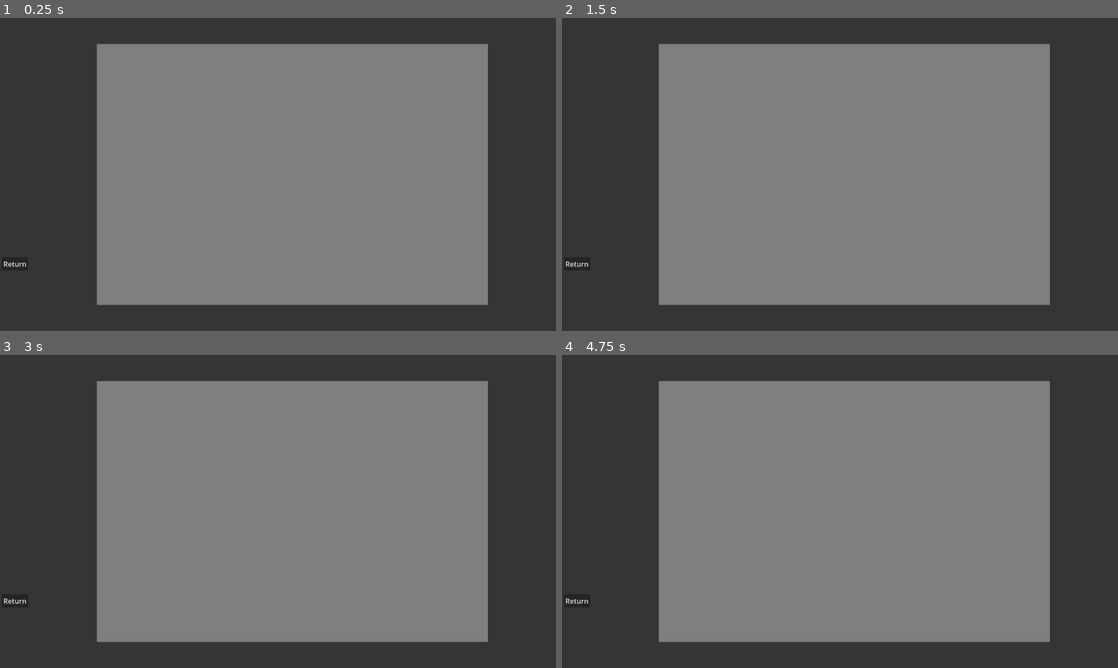
Above: before the commit, frames 1-4 (two rows, left to right).
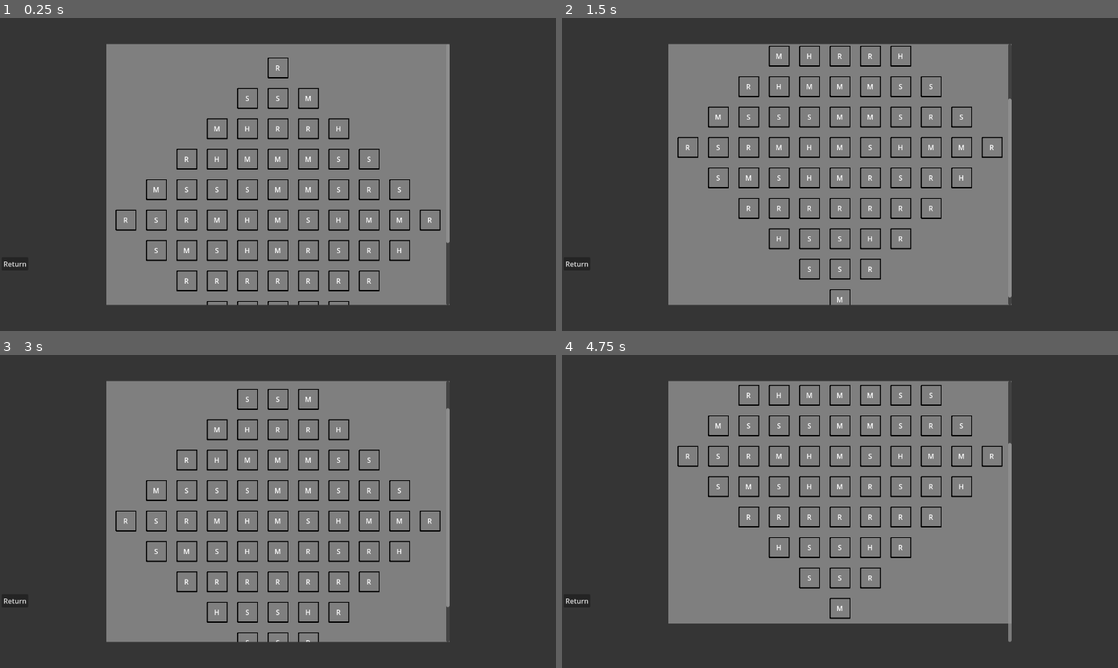
Above: after the commit, the same moments.

Repository: Saplings-Projects/1M_sub
Game: Godot game, scene res://#Scenes/MapUI.tscn
Two runs of this game, one before a commit and one after it. Both use one fixed random seed, a clock stepped at 60 frames per second and the inputs below. This scene is started directly instead of the project's main scene.
Inputs (mouse positions are in pixels of both pictures, inside the frame that each line leads up to):
- Up to frame 1 (0.25 s): no input
- Up to frame 2 (1.5 s): tap Enter at 0.5 s; drag from (856, 174) to (895, 105) at 0.52 s; drag from (728, 190) to (812, 237) at 1.27 s
- Up to frame 3 (3 s): move the mouse to (333, 442) at 2.02 s; tap Ctrl at 2.1 s; click (333, 442) at 2.17 s; tap Space at 2.75 s; drag from (250, 574) to (111, 464) at 2.77 s
- Up to frame 4 (4.75 s): move the mouse to (1006, 558) at 3.52 s; tap Alt at 3.6 s; click (1006, 558) at 3.67 s; tap Enter at 4.25 s; drag from (673, 464) to (756, 433) at 4.27 s

The runs differ from the first frame. In frame 1, 11% of the frame differs, in the area x 17-88%, y 8-92%; in frame 2, 11%; in frame 3, 11%; in frame 4, 15%.
Error before the commit: Cannot call method 'get_size' on a null value. (res://UI/MapUI.gd:29)
Error after the commit: Invalid access to property or key 'current_position' on a base object of type 'Node (PlayerManager.gd)'. (res://Map/MapMovement.gd:48)

Commit message:
Change MapUI to be a collection of the RoomUI buttons
Disable the buttons if the player can't access the corresponding room

Diff:
--- a/UI/MapUI.gd
+++ b/UI/MapUI.gd
@@ -23,17 +23,19 @@
 func _ready() -> void:
 	var current_map: MapBase = MapManager.current_map
 
+	var accessible_rooms_by_player: Array[RoomBase] = MapMovement.get_accessible_rooms_by_player()
+
 	# Create New Room Object to append to the room container
 	var new_room: Control = room_ui.instantiate()
-	var new_room_texture_rect: TextureRect = Helpers.get_first_child_node_of_type(new_room, TextureRect)
-	var new_room_size: Vector2 = new_room_texture_rect.get_size()
+	var new_room_texture_button: TextureButton = Helpers.get_first_child_node_of_type(new_room, TextureButton)
+	var new_room_size: Vector2 = new_room_texture_button.get_size()
 
 
-	var room_container_width: float = _get_combined_room_width(new_room_texture_rect)
+	var room_container_width: float = _get_combined_room_width(new_room_texture_button)
 	# Set the max width between what we calculated above and the minimum room width constant
 	room_container_width = max(room_container_width, _MINIMUM_ROOM_WIDTH)
 
-	var room_container_height: float = _get_combined_room_height(new_room_texture_rect)
+	var room_container_height: float = _get_combined_room_height(new_room_texture_button)
 	# Set the max height between what we calculated above and the minimum room height constant
 	room_container_height = max(room_container_height, _MINIMUM_ROOM_HEIGHT)
 
@@ -65,6 +67,9 @@
 		for room: RoomBase in floor_array:
 			if (room != null):
 				var room_display: Control = room_ui.instantiate()
+				var texture_button: TextureButton = Helpers.get_first_child_node_of_type(room_display, TextureButton)
+				# disable the button if the player can't access the room
+				texture_button.disabled = not accessible_rooms_by_player.has(room)
 				room_addition_node.add_child(room_display)
 				room_display.set_label(room.get_room_abbreviation())
 				room_display.position = position_for_next_room
@@ -79,7 +84,7 @@
 	# We want to position the rooms in the center of the room container, to do so:
 	# Get half the size of the room container and subtract it by half the size of the width of the combined rooms
 	# This is to account for in case the size of the rooms is smaller than the container we put it in
-	var new_room_position_x: float = room_container.get_custom_minimum_size().x / 2 - _get_combined_room_width(new_room_texture_rect) / 2
+	var new_room_position_x: float = room_container.get_custom_minimum_size().x / 2 - _get_combined_room_width(new_room_texture_button) / 2
 
 	# If the height of the combined rooms is less than the minimum room height
 	# then calculate the position for it to be centered in the middle of the map:
@@ -87,18 +92,18 @@
 	# Hence we subtract half the size of the container from half the size of the height of the combined rooms to get the center point
 	# then subtract it from the position of the container
 	var new_room_position_y: float = room_container.position.y
-	if (_get_combined_room_height(new_room_texture_rect) < _MINIMUM_ROOM_HEIGHT):
-		new_room_position_y = room_container.position.y - room_container.get_custom_minimum_size().y / 2 + _get_combined_room_height(new_room_texture_rect) / 2
+	if (_get_combined_room_height(new_room_texture_button) < _MINIMUM_ROOM_HEIGHT):
+		new_room_position_y = room_container.position.y - room_container.get_custom_minimum_size().y / 2 + _get_combined_room_height(new_room_texture_button) / 2
 	room_addition_node.set_position(Vector2(new_room_position_x, new_room_position_y))
 
 # Get the width of room nodes, by getting the size of what a room is w/ some offset
 # multiplying that by the max number in the map_width_array to get the width of the largest floor then add offset
 # to account for the other end of the floor
-func _get_combined_room_width(texture_rect: TextureRect) -> float:
+func _get_combined_room_width(texture_rect: TextureButton) -> float:
 	return ((texture_rect.get_size().x + _padding_offset) * MapManager.map_width_array.max()) + _padding_offset
 
 # Calculate the height of the container where the rooms will reside in. This will be dynamic based on the map array that we have.
 # The array we have in MapManager, each element will increase the height of the map display,
 # multiply by the size of a room w/ some offset to dynamically set the size of the container of which we will be scrolling.
-func _get_combined_room_height(texture_rect: TextureRect) -> float:
+func _get_combined_room_height(texture_rect: TextureButton) -> float:
 	return MapManager.map_width_array.size() * (texture_rect.get_size().y + _padding_offset) + _padding_offset
